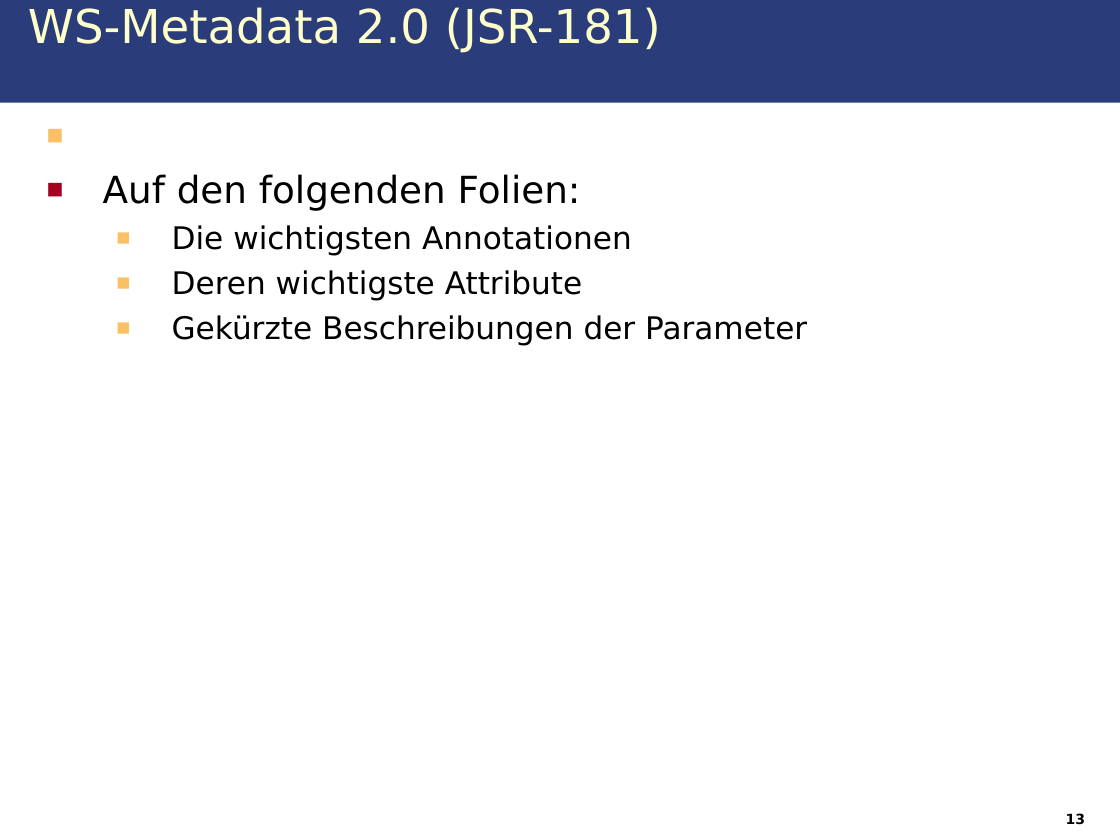
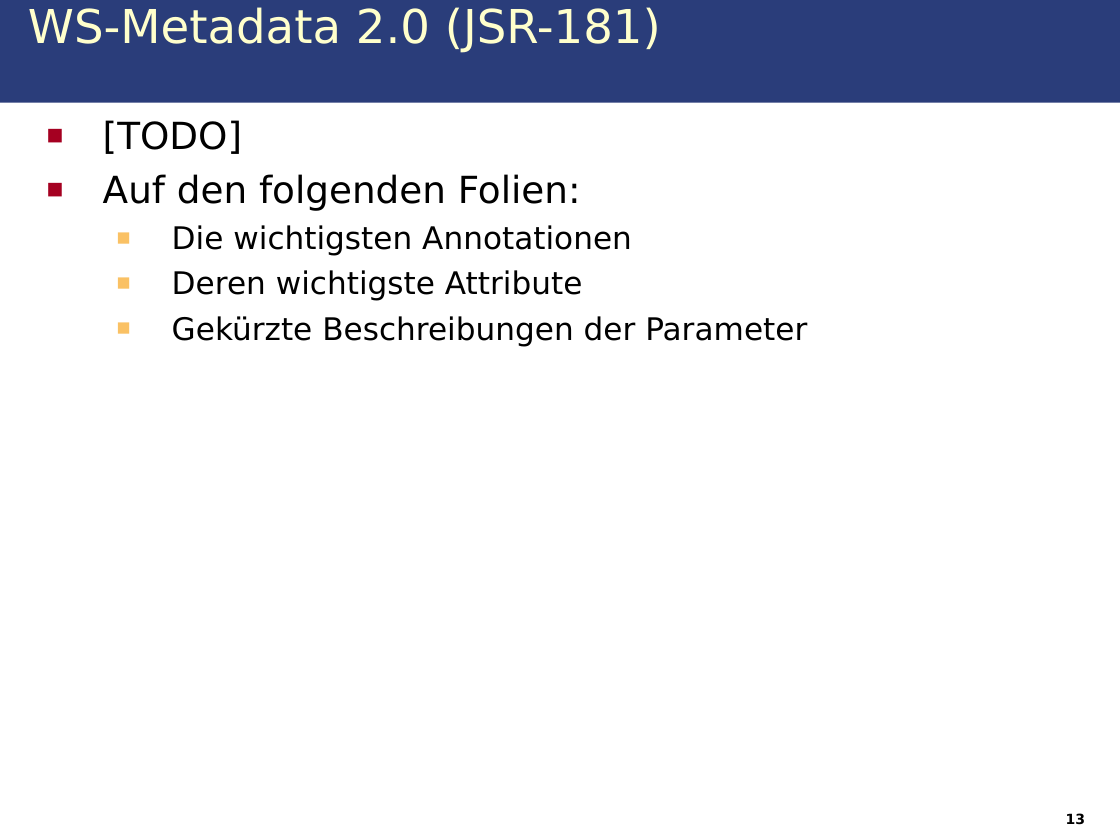
Before and after one commit to IAAS/decidr, a slide deck: slide 13 of seminars/rr/presentation/Web_Services.odp. Drawn at 1120x840 pixels with LibreOffice and Linux fonts; fonts in the diff are those of the drawing. Boxes give left, top, right and bottom in pixels: in the first picture for what was removed or moved away, otherwise in the second. Text is boxed around its words. In the diff, an @@ line names an element or a change of style, - is before the commit and + after.

```diff
--- a/seminars/rr/presentation/Web_Services.odp
+++ b/seminars/rr/presentation/Web_Services.odp
@@ text "[TODO]" at [103, 120, 807, 346]: font Times New Roman to DejaVu Sans, text colour #FFFFFF to #000000 in "[TODO]"; list level 2 to 1 in "[TODO]"; bullet colour #FAC164 to #A50021 @@
```
Also in this commit, not shown: 13 other slides changed, 1 other file.
